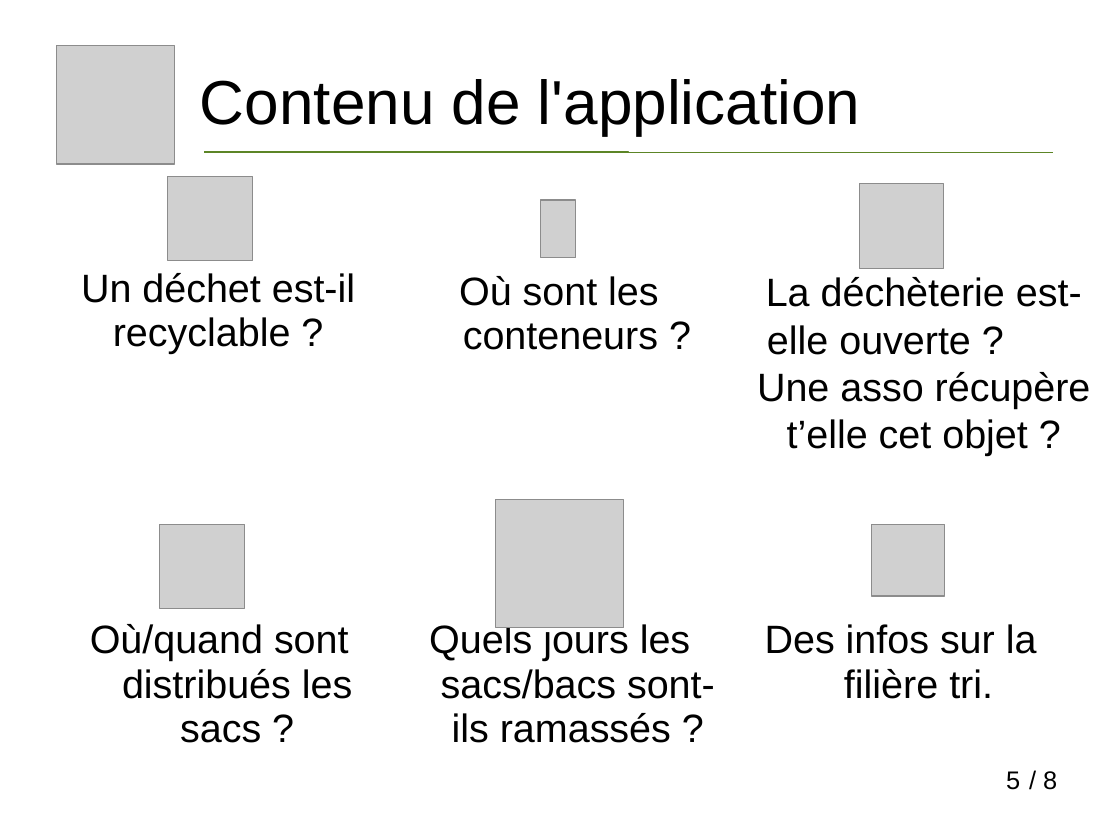
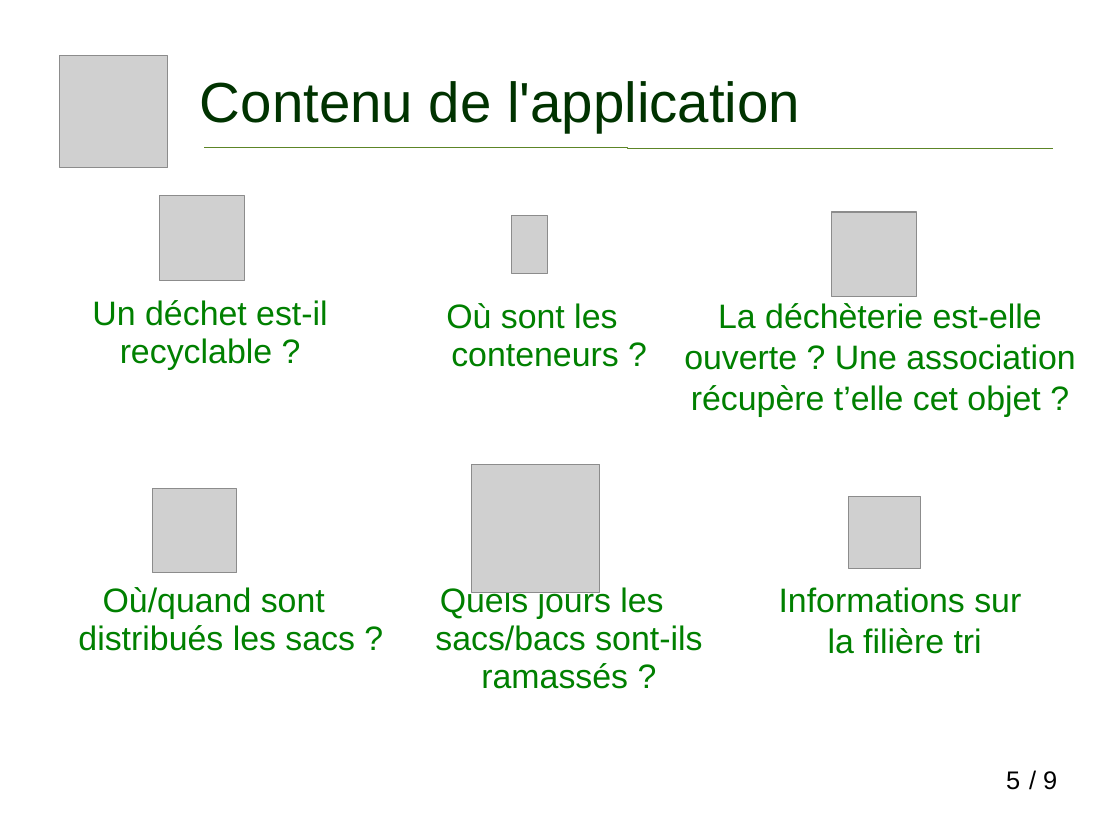
Before and after one commit to vivreanantes/VivreANantes_Complements, a slide deck: slide 5 of doc/Presentation_Mieux_Trier_A_Nantes.ppt. Drawn at 1120x840 pixels with LibreOffice and Linux fonts; fonts in the diff are those of the drawing; grey boxes stand for pictures. Boxes give left, top, right and bottom in pixels: in the first picture for what was removed or moved away, otherwise in the second. Text is boxed around its words. In the diff, an @@ line names an element or a change of style, - is before the commit and + after.

```diff
--- a/doc/Presentation_Mieux_Trier_A_Nantes.ppt
+++ b/doc/Presentation_Mieux_Trier_A_Nantes.ppt
@@ picture: place and size @@
-picture at [56, 46, 175, 165]
+picture at [60, 56, 168, 168]
@@ text "Contenu de l'application" at [200, 81, 800, 132]: size 44 to 40 pt, text colour #000000 to #003300 @@
@@ elbow line moved from (204, 152) - (1053, 152) to (204, 148) - (1053, 148) @@
@@ picture: place and size @@
-picture at [168, 176, 252, 260]
+picture at [160, 196, 244, 281]
@@ picture: place and size @@
-picture at [541, 200, 576, 258]
+picture at [512, 216, 548, 274]
@@ picture: place and size @@
-picture at [860, 184, 944, 268]
+picture at [832, 212, 917, 297]
@@ text "Un déchet est-il recyclable ?": place and size @@
-text "Un déchet est-il recyclable ?" at [81, 273, 355, 354]
+text "Un déchet est-il recyclable ?" at [92, 300, 327, 369]
@@ text "Un déchet est-il recyclable ?" at [92, 300, 327, 369]: size 28 to 24 pt, text colour #000000 to #008000 @@
@@ text "Où sont les conteneurs ?": place and size @@
-text "Où sont les conteneurs ?" at [459, 276, 658, 350]
+text "Où sont les conteneurs ?" at [446, 303, 619, 367]
@@ text at [684, 303, 1075, 417]: text changed; size 28 to 24 pt; text colour #000000 to #008000 @@
-La déchèterie est-elle ouverte ? Une asso récupère t’elle cet objet ?
+La déchèterie est-elle ouverte ? Une association récupère t’elle cet objet ?
@@ picture: place and size @@
-picture at [496, 500, 624, 628]
+picture at [473, 464, 601, 593]
@@ picture: place and size @@
-picture at [160, 524, 244, 609]
+picture at [152, 489, 237, 573]
@@ picture: place and size @@
-picture at [872, 524, 944, 597]
+picture at [849, 496, 922, 568]
@@ size 28 to 24 pt, text colour #000000 to #008000; indent changed in 3 elements at [435, 585, 702, 689], [446, 303, 619, 367], [78, 587, 355, 651] @@
@@ text "Où/quand sont distribués les sacs ...": place and size @@
-text "Où/quand sont distribués les sacs ..." at [90, 624, 353, 743]
+text "Où/quand sont distribués les sacs ..." at [78, 587, 355, 651]
@@ text "Quels jours les sacs/bacs sont-ils ...": place and size @@
-text "Quels jours les sacs/bacs sont-ils ..." at [429, 622, 715, 743]
+text "Quels jours les sacs/bacs sont-ils ..." at [435, 585, 702, 689]
@@ text at [779, 587, 1021, 654]: text changed; size 28 to 24 pt; text colour #000000 to #008000 @@
-Des infos sur la filière tri.
+Informations sur
+la filière tri
@@ text at [1043, 771, 1057, 790]: text changed @@
-/ 8
+/ 9
```
Also in this commit, not shown: 7 other slides changed, 1 slide added, 1 slide removed, 34 other files.
